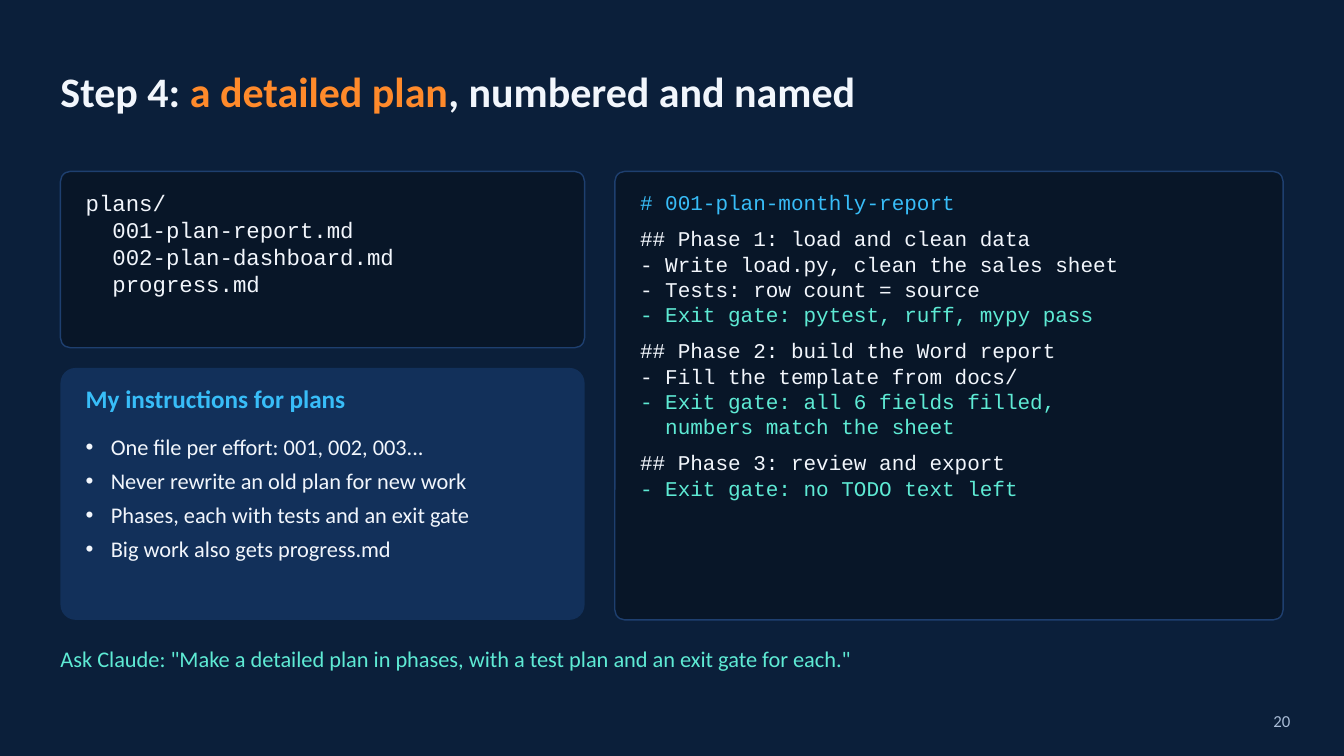
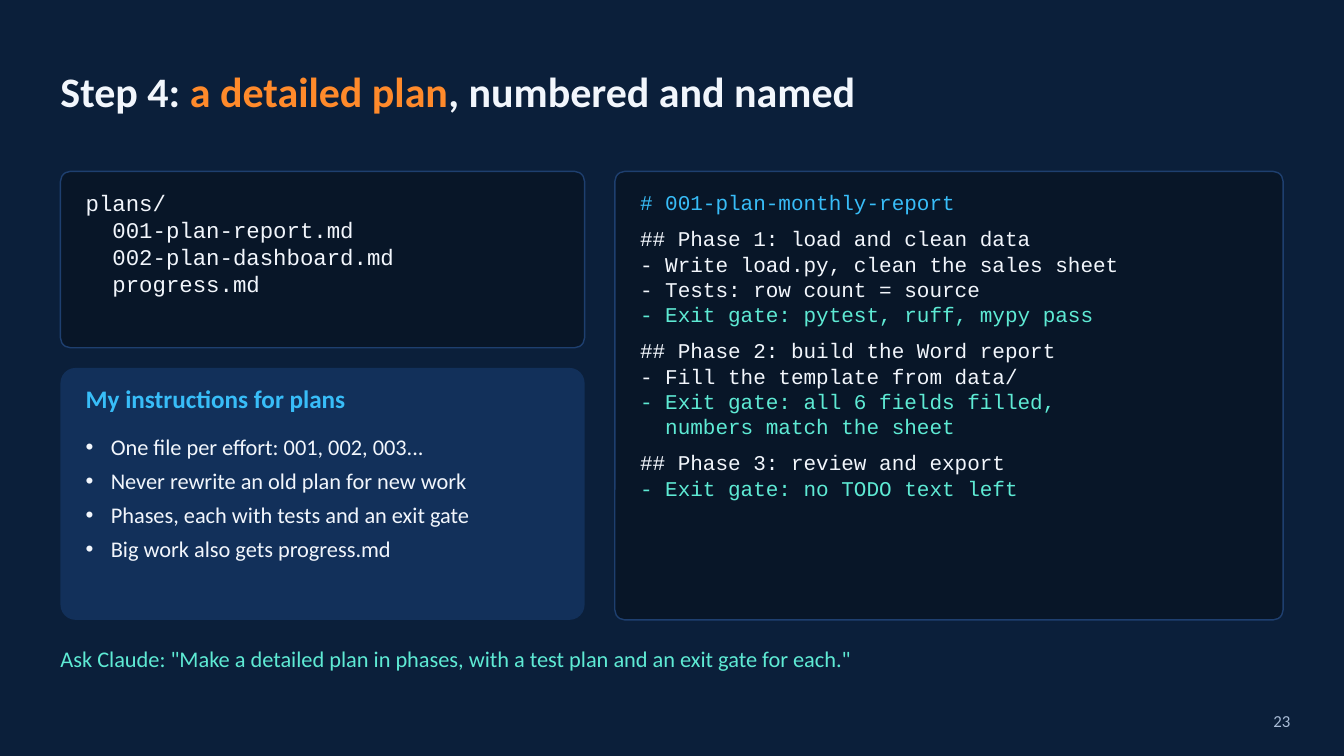
Before and after one commit to HinePo/ai-agent-learning-path, a slide deck: slide 23 of resources/claude_code_vscode_tricks.pptx (slide 20 before the commit). Drawn at 1344x756 pixels with LibreOffice and Linux fonts; fonts in the diff are those of the drawing. Boxes give left, top, right and bottom in pixels: in the first picture for what was removed or moved away, otherwise in the second. Text is boxed around its words. In the diff, an @@ line names an element or a change of style, - is before the commit and + after.

```diff
--- a/resources/claude_code_vscode_tricks.pptx
+++ b/resources/claude_code_vscode_tricks.pptx
@@ text at bbox=[665, 369, 1018, 389]: text changed @@
-- Fill the template from docs/
+- Fill the template from data/
@@ page number at bbox=[1273, 716, 1290, 727]: text changed @@
-20
+23
```
Also in this commit, not shown: 14 other slides changed, 3 slides added, 2 other files.
